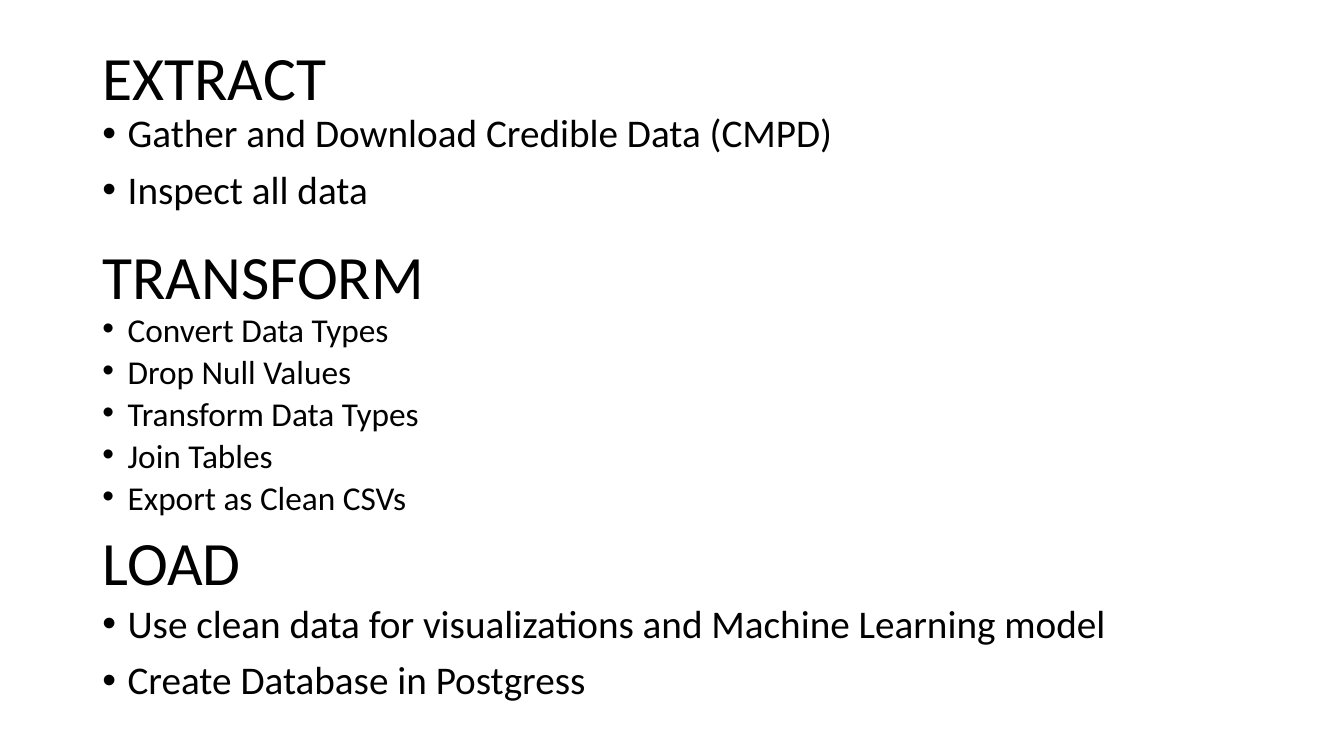
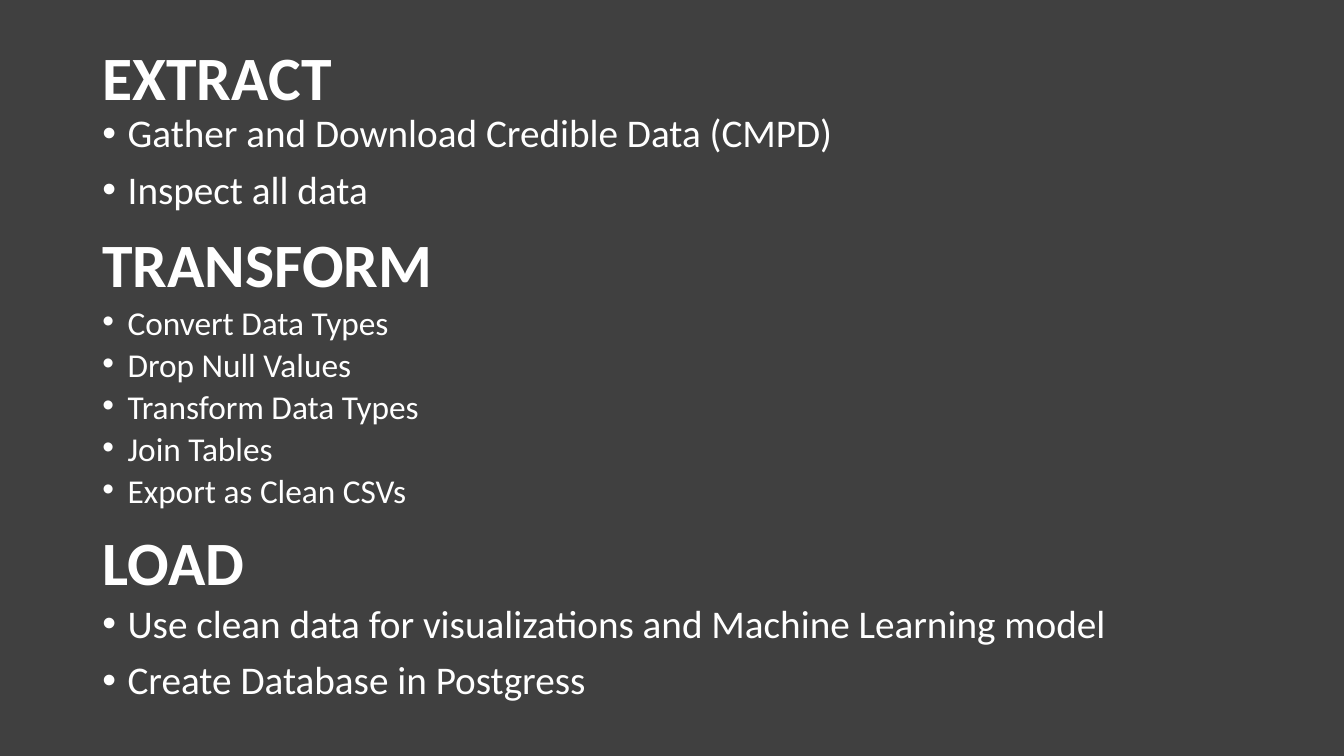
Before and after one commit to Kcav18/Final_Project, a slide deck: slide 5 of Final Presentation.pptx. Drawn at 1344x756 pixels with LibreOffice and Linux fonts; fonts in the diff are those of the drawing. Boxes give left, top, right and bottom in pixels: in the first picture for what was removed or moved away, otherwise in the second. Text is boxed around its words. In the diff, an @@ line names an element or a change of style, - is before the commit and + after.

```diff
--- a/Final Presentation.pptx
+++ b/Final Presentation.pptx
@@ background #FFFFFF to #404040 @@
@@ text colour #000000 to #FFFFFF, bold on in 3 elements at [102,59,331,101], [102,544,244,586], [102,246,432,288] @@
@@ text "TRANSFORM": place and size @@
-text "TRANSFORM" at [102,259,424,300]
+text "TRANSFORM" at [102,246,432,288]
@@ text colour #000000 to #FFFFFF in 3 elements at [128,118,832,211], [128,610,1105,701], [128,313,419,509] @@
@@ text "Convert Data Types": place and size @@
-text "Convert Data Types" at [128,320,419,516]
+text "Convert Data Types" at [128,313,419,509]
```
Also in this commit, not shown: 8 other slides changed.
